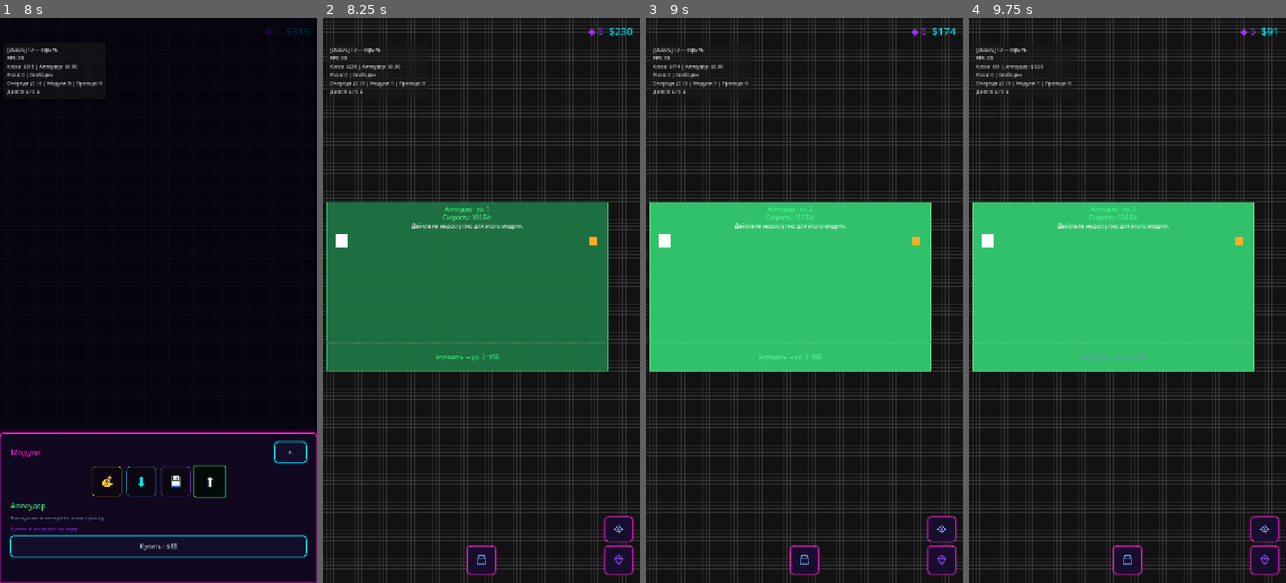
Above: before the commit, frames 1-4 (left to right).
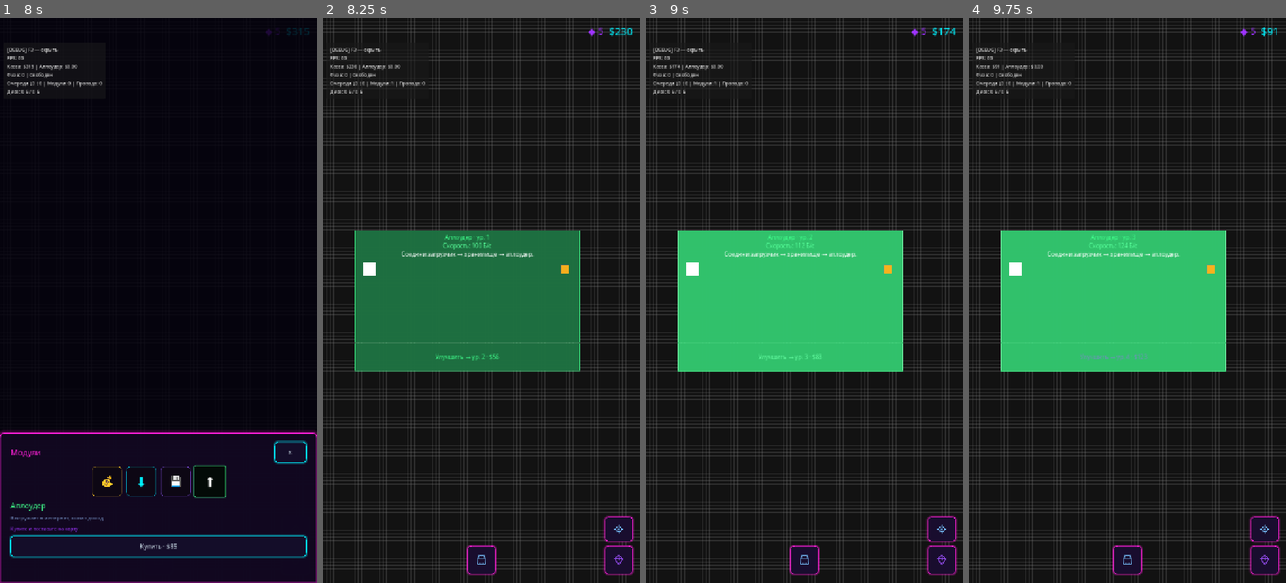
Above: after the commit, the same moments.

Repository: rkfsociety/UploadSimulator
Game: Godot game, scene res://scenes/main.tscn
Two runs of this game, one before a commit and one after it. Both use one fixed random seed, a clock stepped at 60 frames per second and the inputs below.
Inputs (mouse positions are in pixels of both pictures, inside the frame that each line leads up to):
- Up to frame 1 (8 s): click (158, 560) at 0.5 s; click (294, 526) at 1.25 s; click (294, 560) at 2 s; click "×" at 2.75 s; click (158, 560) at 3.5 s; click "💰" at 4.25 s; click "💰" at 5 s; click "⬇" at 5.75 s; click "💾" at 6.5 s; click "⬆" at 7.25 s
- Up to frame 2 (8.25 s): click "Купить · $85" at 8 s
- Up to frame 3 (9 s): click "Улучшить → ур. 2 · $56" at 8.75 s
- Up to frame 4 (9.75 s): click "Улучшить → ур. 3 · $83" at 9.5 s

Frame 1 is identical in both runs. In frame 2, 9.5% of the frame differs, in the area x 1-90%, y 32-63%; in frame 3, 9.4%; in frame 4, 9.4%.

Commit message:
Автоматическая работа модулей без кнопок и компактный размер 8x5
- Аплоудер и коллектор работают автоматически в tick() (как загрузчик)
- Убраны кнопки действий у аплоудера/коллектора, статусы про автоматику
- Уменьшен след модуля с 10x6 до 8x5 клеток
- Обновлены README и docs/MODULES.md

Diff:
--- a/scenes/blocks/placed_block.tscn
+++ b/scenes/blocks/placed_block.tscn
@@ -5,10 +5,10 @@
 [ext_resource type="Theme" path="res://themes/placed_block_theme.tres" id="3_theme"]
 
 [node name="PlacedBlock" type="Control"]
-custom_minimum_size = Vector2(640, 384)
+custom_minimum_size = Vector2(512, 320)
 layout_mode = 0
-offset_right = 640.0
-offset_bottom = 384.0
+offset_right = 512.0
+offset_bottom = 320.0
 mouse_filter = 2
 clip_contents = false
 theme = ExtResource("3_theme")
@@ -26,7 +26,7 @@
 
 [node name="MainPanel" type="Control" parent="RootVBox"]
 unique_name_in_owner = true
-custom_minimum_size = Vector2(640, 320)
+custom_minimum_size = Vector2(512, 256)
 layout_mode = 2
 size_flags_horizontal = 3
 size_flags_vertical = 3
@@ -103,7 +103,7 @@
 
 [node name="UpgradePanel" type="Control" parent="RootVBox"]
 unique_name_in_owner = true
-custom_minimum_size = Vector2(640, 64)
+custom_minimum_size = Vector2(512, 64)
 layout_mode = 2
 size_flags_horizontal = 3
 size_flags_vertical = 8
--- a/scripts/core/defs/grid_defs.gd
+++ b/scripts/core/defs/grid_defs.gd
@@ -7,8 +7,8 @@
 const GRID_CELLS := 100
 const GRID_HALF := GRID_CELLS / 2
 # Единый след модуля на поле: альбомная ориентация, в пределах 8×5 … 20×20
-const BLOCK_CELLS_W := 10
-const BLOCK_CELLS_H := 6
+const BLOCK_CELLS_W := 8
+const BLOCK_CELLS_H := 5
 const BLOCK_UPGRADE_CELLS_H := 1
 const BLOCK_MAIN_CELLS_H := BLOCK_CELLS_H - BLOCK_UPGRADE_CELLS_H
 
@@ -40,7 +40,7 @@
 
 
 static func block_pixel_size() -> Vector2:
-	# Размер модуля на карте: 10×6 клеток (горизонтально)
+	# Размер модуля на карте: 8×5 клеток (горизонтально)
 	return Vector2(BLOCK_CELLS_W * CELL_SIZE, BLOCK_CELLS_H * CELL_SIZE)
 
 
--- a/scripts/core/game/game_display_service.gd
+++ b/scripts/core/game/game_display_service.gd
@@ -143,11 +143,10 @@
 		target["progress"] = job.progress
 
 
-## UI аплоудера: кнопка выкл. на время активной выгрузки (queue[0] на uploader цепочки).
+## UI аплоудера: выгружает автоматически, ручной кнопки нет — только статус и прогресс.
 func _fill_uploader_display(target: Dictionary, uid: String, chain_file: Dictionary) -> void:
-	target["action_text"] = "В сеть"
-	target["action_visible"] = not chain_file.is_empty()
-	target["action_enabled"] = _pipeline.can_upload_at(uid)
+	target["action_visible"] = false
+	target["action_enabled"] = false
 	var queue := _data.get_upload_queue()
 	if not queue.is_empty() and chain_file.get("uploader", "") == uid:
 		var job: FileTransferJob = queue[0]
@@ -156,26 +155,30 @@
 			% [FileDefs.get_type_label(job.file_type_id), int(job.progress * 100.0)]
 		)
 		target["progress"] = job.progress
-		target["action_enabled"] = false  # блок: идёт выгрузка с этого аплоудера
-	elif not _data.get_stored_files().is_empty():
+		return
+	if _pipeline.can_upload_at(uid):
+		target["status"] = "Выгружает автоматически в сеть"
+		return
+	if chain_file.is_empty():
+		target["status"] = GameOperationResult.fail(
+			GameOperationResult.Code.PIPELINE_NO_CHAIN
+		).get_message()
+		return
+	if not _data.get_stored_files().is_empty():
 		var next: StoredFileEntry = _data.get_stored_files()[0]
 		target["status"] = "На диске: %s" % FileDefs.get_type_label(next.file_type_id)
-	elif not _pipeline.can_upload_at(uid):
-		var hint := _pipeline.check_upload_at(uid)
-		target["status"] = hint.get_message() if not hint.is_ok() else "Выгрузка недоступна"
+		return
+	var safe := _data.get_uploader_balance()
+	if safe >= GameConstants.MIN_COLLECT_BALANCE and not _wiring.get_money_chain().is_empty():
+		target["status"] = "В сейфе $%.0f → коллектор" % safe
 	else:
-		var safe := _data.get_uploader_balance()
-		if safe >= GameConstants.MIN_COLLECT_BALANCE and not _wiring.get_money_chain().is_empty():
-			target["status"] = "В сейфе $%.0f → коллектор в кассу" % safe
-		else:
-			target["status"] = "Сейф пуст"
+		target["status"] = "Сейф пуст"
 
 
-## UI коллектора: action_enabled только при can_collect_at (сейф, провод, фаза IDLE).
+## UI коллектора: собирает доход автоматически, ручной кнопки нет — только статус.
 func _fill_collector_display(target: Dictionary, uid: String, chain_money: Dictionary) -> void:
-	target["action_text"] = "В кассу"
-	target["action_visible"] = not chain_money.is_empty()
-	target["action_enabled"] = _pipeline.can_collect_at(uid)
+	target["action_visible"] = false
+	target["action_enabled"] = false
 	if chain_money.is_empty():
 		target["status"] = GameOperationResult.fail(
 			GameOperationResult.Code.PIPELINE_NO_MONEY_CHAIN
@@ -183,19 +186,12 @@
 		return
 	var safe := _data.get_uploader_balance()
 	if safe < GameConstants.MIN_COLLECT_BALANCE:
-		target["status"] = GameOperationResult.fail(
-			GameOperationResult.Code.PIPELINE_SAFE_EMPTY
-		).get_message()
+		target["status"] = "Собирает доход в кассу автоматически"
 		return
-	if not _pipeline.can_collect_at(uid):
-		var hint := _pipeline.check_collect_at(uid)
-		if not hint.is_ok():
-			target["status"] = hint.get_message()
-			return
 	var inst := _field.get_instance(uid)
 	var bonus: float = GameBonus.effect_at_level("collector", inst.level)
 	var payout: float = safe * (1.0 + bonus)
 	if bonus > 0.0:
-		target["status"] = "Забрать $%.0f из аплоудера → касса (+%.0f%%)" % [payout, bonus * 100.0]
+		target["status"] = "Забирает $%.0f → касса (+%.0f%%)" % [payout, bonus * 100.0]
 	else:
-		target["status"] = "Забрать $%.0f из аплоудера → касса" % payout
+		target["status"] = "Забирает $%.0f → касса" % payout
--- a/scripts/core/game/game_pipeline_service.gd
+++ b/scripts/core/game/game_pipeline_service.gd
@@ -30,8 +30,10 @@
 
 func tick(delta: float) -> void:
 	_auto_enqueue_download()
+	_auto_enqueue_upload()
 	_tick_download_queue(delta)
 	_tick_upload_queue(delta)
+	_auto_collect_money()
 
 
 ## Автоскачивание: пока цепочка собрана и есть место, загрузчик сам берёт следующий файл.
@@ -42,6 +44,28 @@
 	if not can_enqueue_download():
 		return
 	enqueue_download()
+
+
+## Автовыгрузка: пока цепочка собрана и на диске есть файлы, аплоудер сам берёт следующий.
+## Один файл за раз (очередь пуста) — непрерывная выгрузка без спама в лог.
+func _auto_enqueue_upload() -> void:
+	if not _data.get_upload_queue().is_empty():
+		return
+	if not can_enqueue_upload():
+		return
+	enqueue_upload()
+
+
+## Автосбор: как только в сейфе аплоудера накопилось ≥ MIN_COLLECT_BALANCE, коллектор сам
+## переводит доход в кассу (нужен провод money_out → money_in).
+func _auto_collect_money() -> void:
+	var chain := _wiring.get_money_chain()
+	var collector_uid := str(chain.get("to_uid", ""))
+	if collector_uid == "":
+		return
+	if not can_collect_money():
+		return
+	collect_money(collector_uid)
 
 
 func download_speed_for(uid: String) -> float:
@@ -86,7 +110,7 @@
 	return check_collect_money().is_ok()
 
 
-## Кнопка «Из сети»: uid должен быть file_chain.downloader; иначе PIPELINE_WRONG_MODULE.
+## Проверка загрузчика: uid должен быть file_chain.downloader; иначе PIPELINE_WRONG_MODULE.
 func check_download_at(uid: String) -> GameOperationResult:
 	var chain := _wiring.get_file_chain()
 	if chain.get("downloader", "") != uid:
@@ -94,7 +118,7 @@
 	return check_enqueue_download()
 
 
-## Кнопка «В сеть»: uid — file_chain.uploader.
+## Проверка аплоудера: uid — file_chain.uploader.
 func check_upload_at(uid: String) -> GameOperationResult:
 	var chain := _wiring.get_file_chain()
 	if chain.get("uploader", "") != uid:
@@ -102,7 +126,7 @@
 	return check_enqueue_upload()
 
 
-## Кнопка «В кассу»: uid — money_chain.to_uid (коллектор на money_in).
+## Проверка коллектора: uid — money_chain.to_uid (коллектор на money_in).
 func check_collect_at(uid: String) -> GameOperationResult:
 	var chain := _wiring.get_money_chain()
 	if chain.get("to_uid", "") != uid:
--- a/scripts/systems/blocks/placed_block.gd
+++ b/scripts/systems/blocks/placed_block.gd
@@ -33,7 +33,7 @@
 var _view: PlacedBlockView
 
 
-## Размер модуля на карте в пикселях (10×6 клеток, альбом).
+## Размер модуля на карте в пикселях (8×5 клеток, альбом).
 static func pixel_size() -> Vector2:
 	return GridDefs.block_pixel_size()
 
Not shown, changed: README.md
Not shown, changed: docs/MODULES.md
